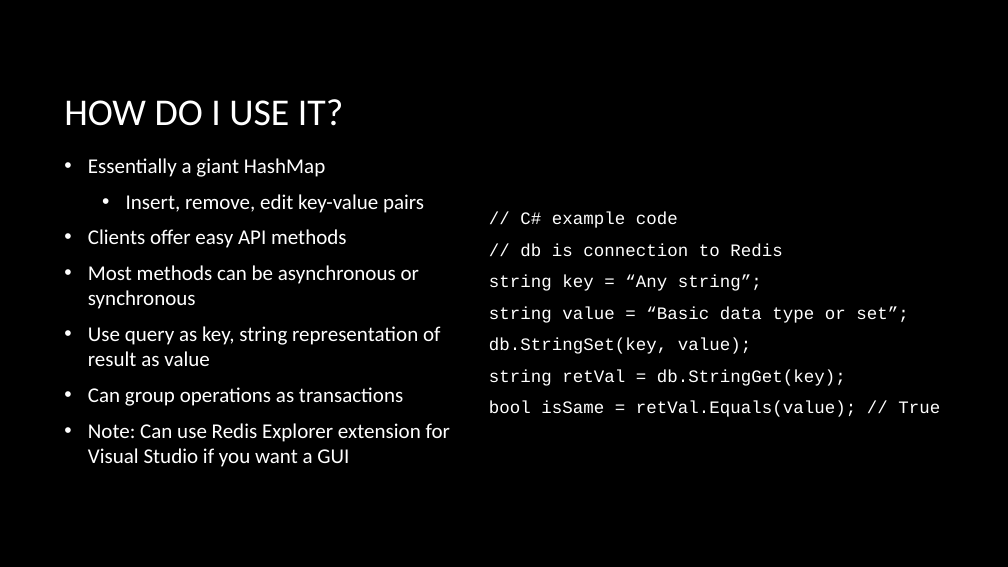
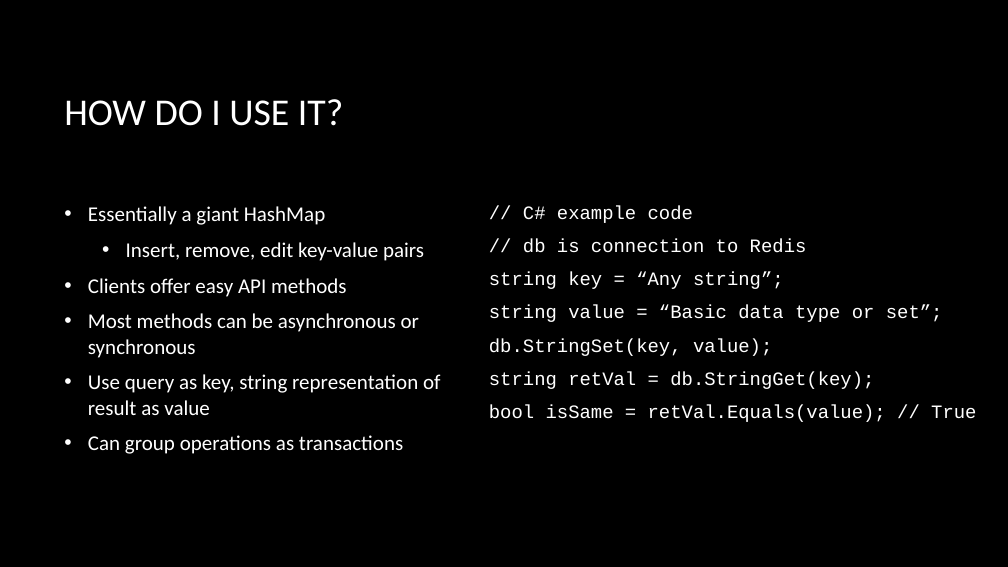
Before and after one commit to zoldham/Redis-Intro, a slide deck: slide 5 of Presenters/Presentation.pptx. Drawn at 1008x567 pixels with LibreOffice and Linux fonts; fonts in the diff are those of the drawing; background and template pictures are left out. Boxes give left, top, right and bottom in pixels: in the first picture for what was removed or moved away, otherwise in the second. Text is boxed around its words. In the diff, an @@ line names an element or a change of style, - is before the commit and + after.

Commit message:
Presentation update

```diff
--- a/Presenters/Presentation.pptx
+++ b/Presenters/Presentation.pptx
@@ text "// C# example code" at <box>489,206,976,422</box>: size 16.6 to 18 pt @@
@@ text at <box>88,423,450,467</box>: paragraph removed @@
-• Note: Can use Redis Explorer extension for Visual Studio if you want a GUI
```
Also in this commit, not shown: 1 slide added, 4 other files.
